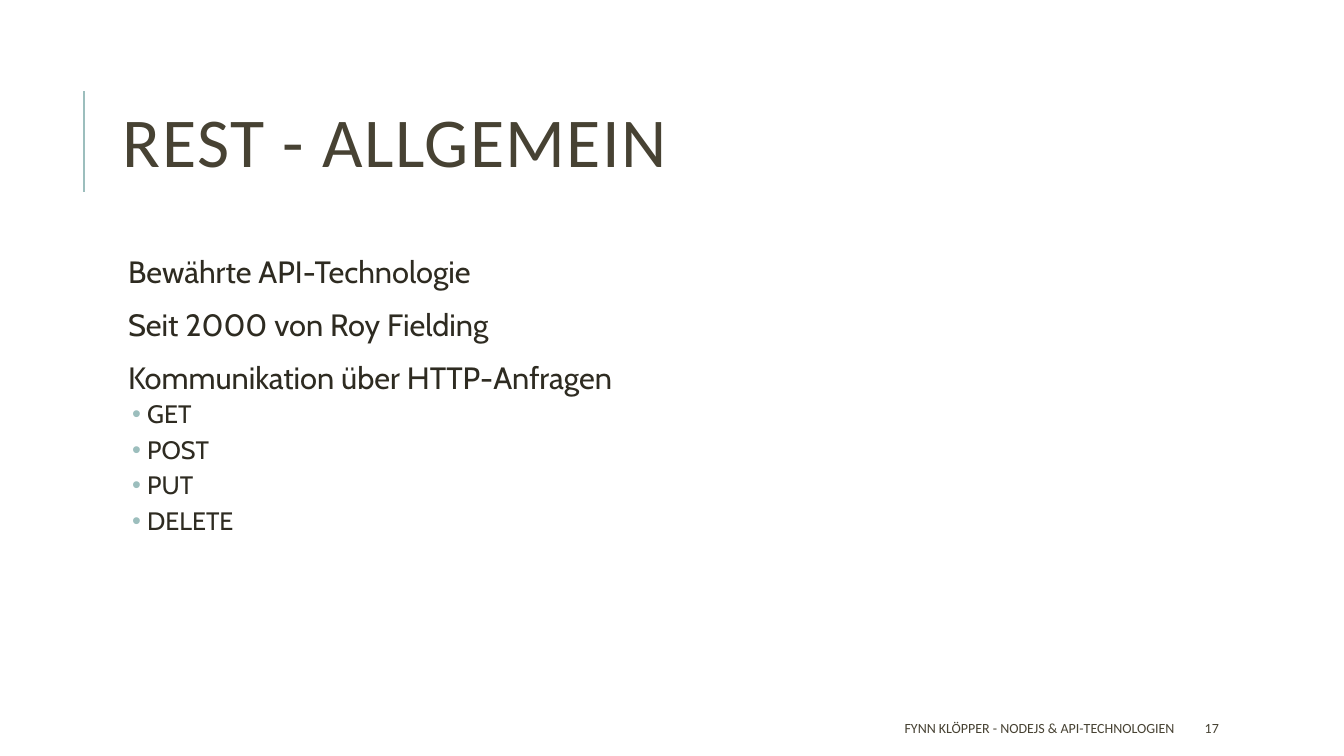
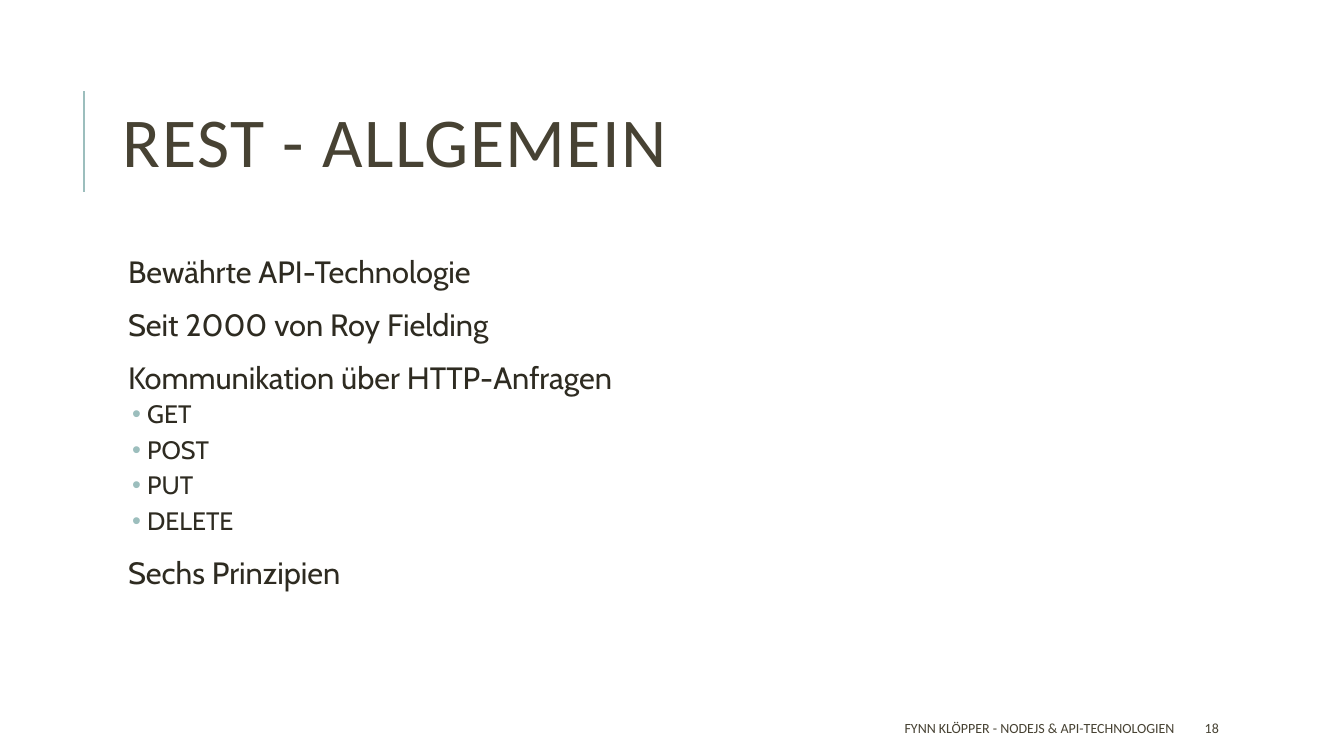
Before and after one commit to fkloepper/presentation, a slide deck: slide 18 of Fullstack Development/Backend/Backend.pptx (slide 17 before the commit). Drawn at 1344x756 pixels with LibreOffice and Linux fonts; fonts in the diff are those of the drawing. Boxes give left, top, right and bottom in pixels: in the first picture for what was removed or moved away, otherwise in the second. Text is boxed around its words. In the diff, an @@ line names an element or a change of style, - is before the commit and + after.

```diff
--- a/Fullstack Development/Backend/Backend.pptx
+++ b/Fullstack Development/Backend/Backend.pptx
@@ text at <box>128,561,341,591</box>: paragraph added @@
+  Sechs Prinzipien
@@ page number at <box>1205,723,1219,733</box>: text changed @@
-17
+18
```
Also in this commit, not shown: 11 other slides changed, 7 slides added, 1 slide removed, 1 other file.
